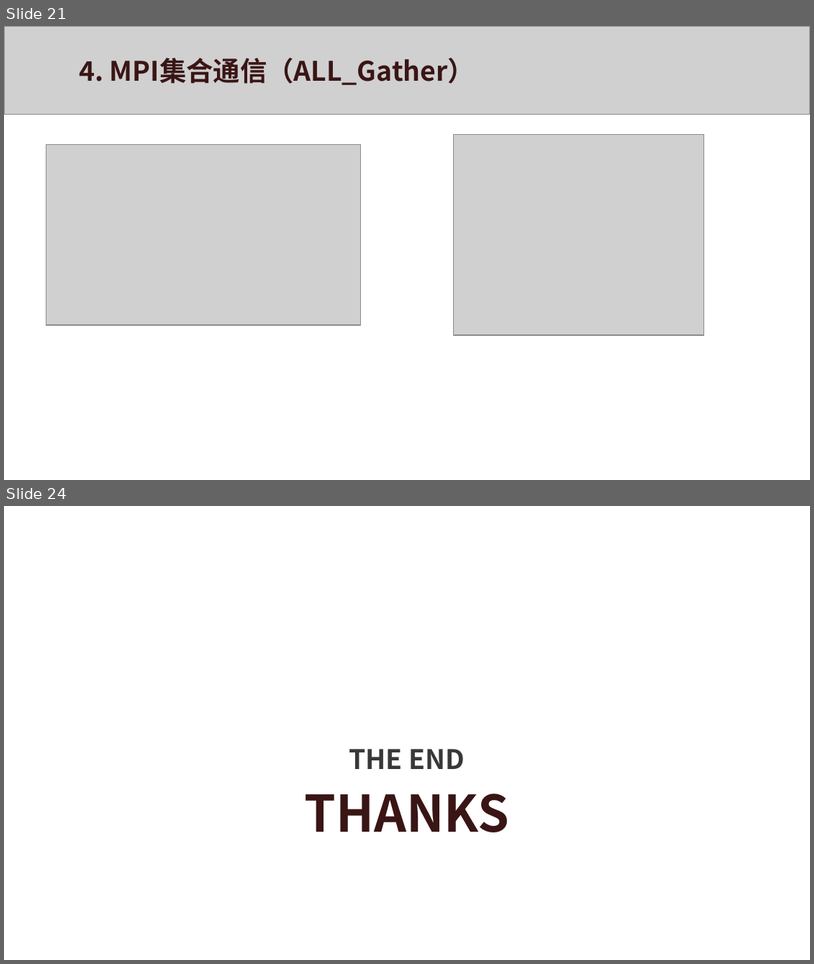
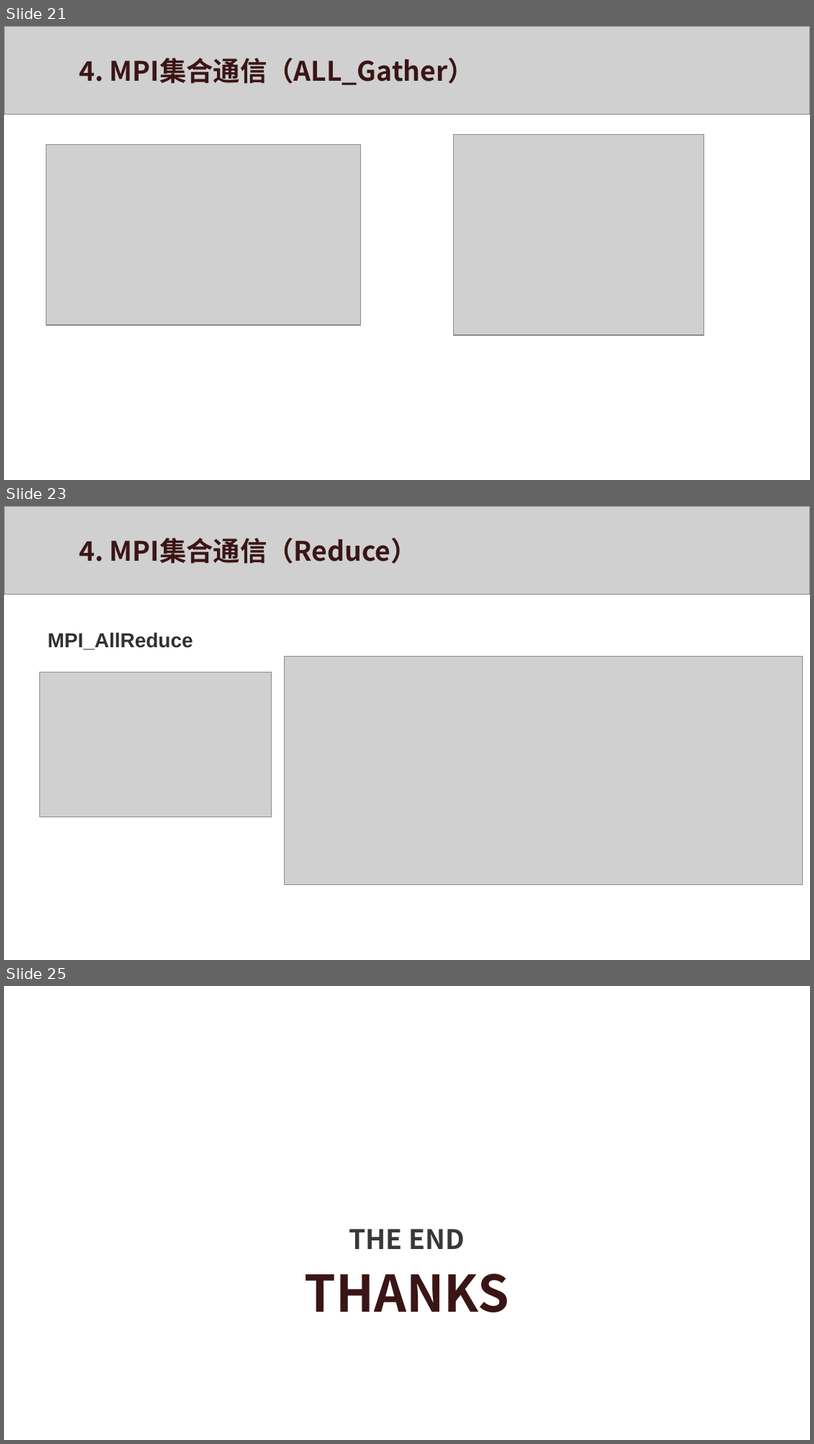
Before and after one commit to xws117/Bilibili-tutorial, a slide deck: MPI.pptx. Shown one above the other, each under a label of ours: slides 21 and 24 before the commit, slides 21, 23 and 25 after it; the slides between them are not shown. The pictures are 814x964 and 814x1444 pixels, drawn with LibreOffice and Linux fonts; fonts in the diff are those of the drawing; grey boxes stand for pictures; background and template pictures are left out. Boxes give left, top, right and bottom in pixels: in the first picture for what was removed or moved away, otherwise in the second. Text is boxed around its words. In the diff, an @@ line names an element or a change of style, - is before the commit and + after.

```diff
--- a/MPI.pptx
+++ b/MPI.pptx
@@ slide 23 added at box(4, 506, 810, 960), background #FFFFFF @@
@@ picture added at box(4, 506, 810, 594) @@
@@ text added at box(79, 538, 418, 564), 24 pt, text #3A1515, bold @@
+4. MPI集合通信（Reduce）
@@ text added at box(48, 632, 193, 650), 18 pt, text #313131, bold @@
+MPI_AllReduce
@@ picture added at box(285, 656, 803, 884) @@
@@ picture added at box(39, 672, 272, 816) @@
@@ what was slide 24 is now slide 25 @@
```
Also in this commit, not shown: 1 slide changed, 2 other slides added, 1 slide removed.
